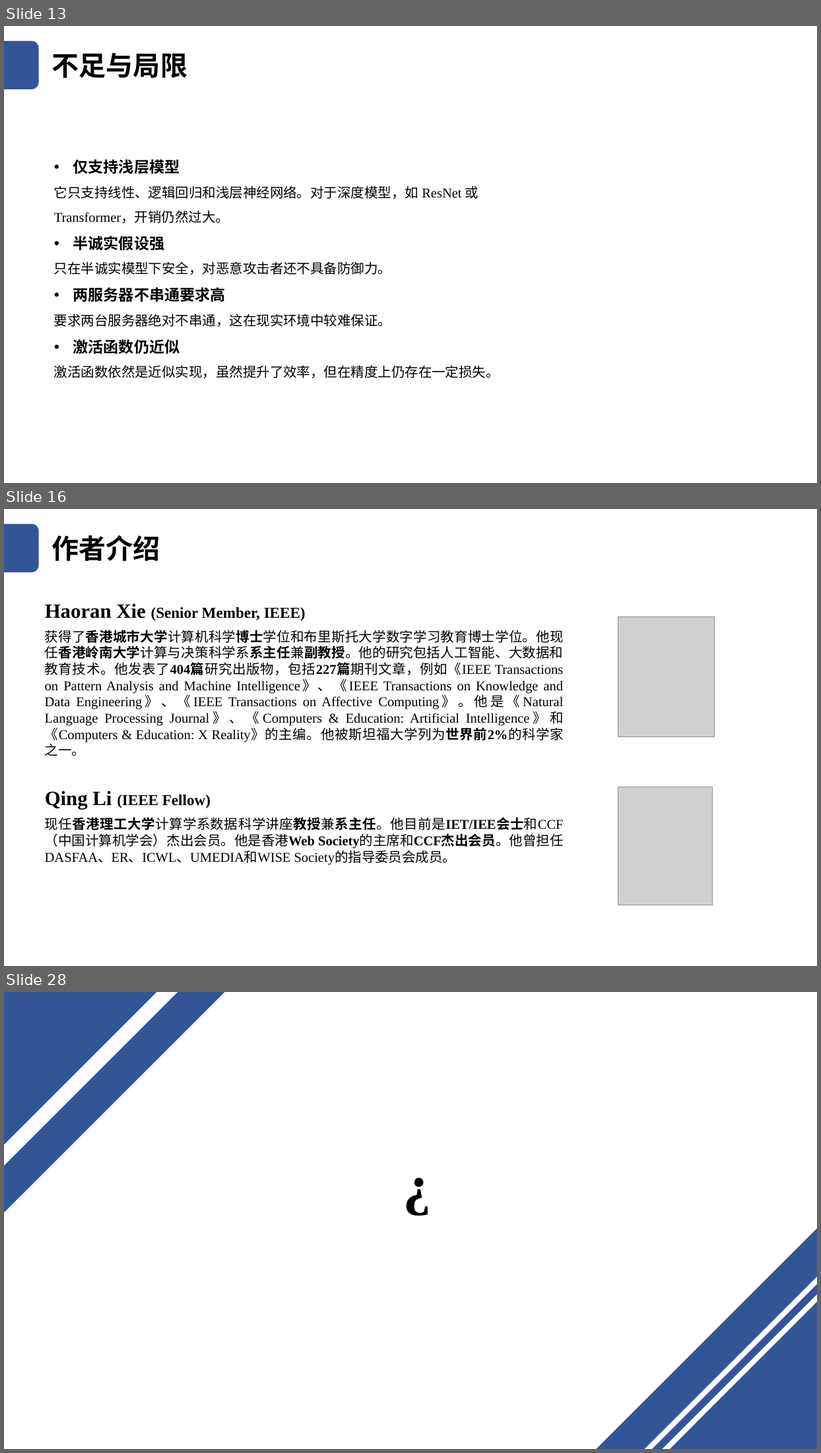
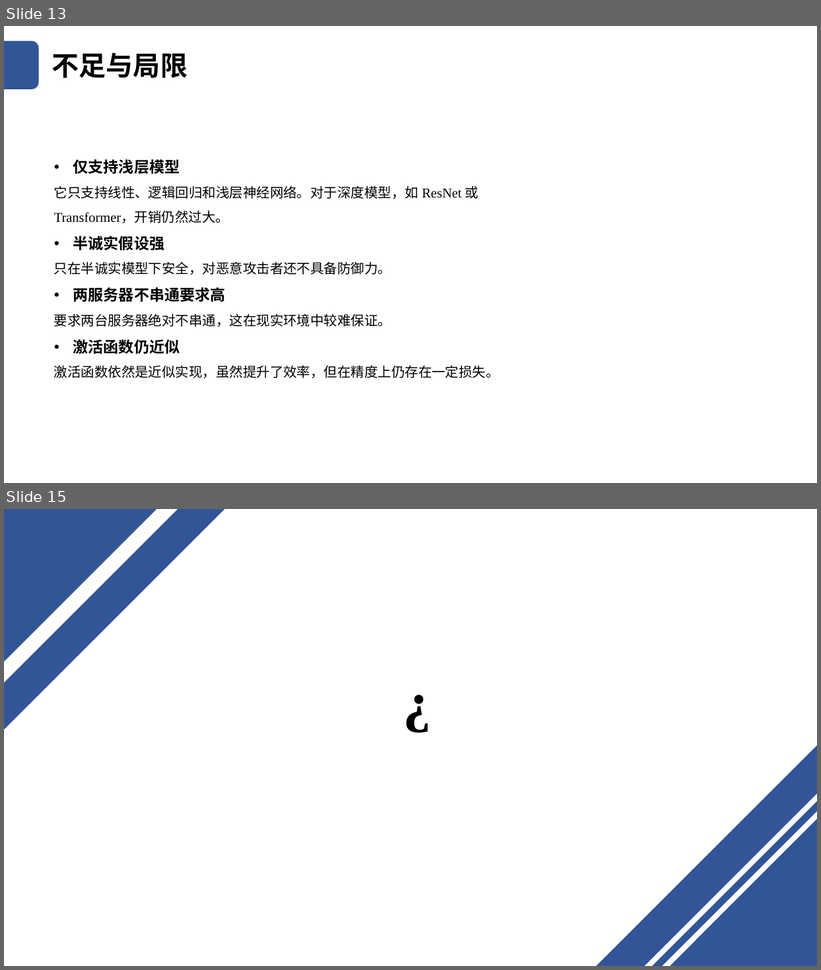
Before and after one commit to Yukkit-Lee/LeaveAppSys, a slide deck: SecureML_Se.pptx. Shown one above the other, each under a label of ours: slides 13, 16 and 28 before the commit, slides 13 and 15 after it; the slides between them are not shown. The pictures are 821x1453 and 821x970 pixels, drawn with LibreOffice and Linux fonts; fonts in the diff are those of the drawing; grey boxes stand for pictures. Boxes give left, top, right and bottom in pixels: in the first picture for what was removed or moved away, otherwise in the second. Text is boxed around its words. In the diff, an @@ line names an element or a change of style, - is before the commit and + after.

```diff
--- a/SecureML_Se.pptx
+++ b/SecureML_Se.pptx
@@ slide 16 removed at (4, 509, 817, 966), background #FFFFFF @@
@@ rounded rectangle removed at (4, 524, 39, 572) @@
@@ text removed at (52, 535, 160, 561) @@
-作者介绍
@@ text removed at (45, 603, 306, 621) @@
-Haoran Xie (Senior Member, IEEE)
@@ picture removed at (618, 617, 715, 737) @@
@@ text removed at (45, 630, 564, 756) @@
-获得了香港城市大学计算机科学博士学位和布里斯托大学数字学习教育博士学位。他现任香港岭南大学计算与决策科学系系主任兼副教授。他的研究包括人工智能、大数据和教育技术。他发表了404篇研究出版物，包括227篇期刊文章，例如《IEEE Transactions on Pattern Analysis and Machine Intelligence》、《IEEE Transactions on Knowledge and Data Engineering》、《IEEE Transactions on Affective Computing》。他是《Natural Language Processing Journal》、《Computers & Education: Artificial Intelligence》和《Computers & Education: X Reality》的主编。他被斯坦福大学列为世界前2%的科学家之一。
@@ text removed at (45, 791, 211, 809) @@
-Qing Li (IEEE Fellow)
@@ picture removed at (618, 787, 713, 905) @@
@@ text removed at (45, 817, 564, 865) @@
-现任香港理工大学计算学系数据科学讲座教授兼系主任。他目前是IET/IEE会士和CCF（中国计算机学会）杰出会员。他是香港Web Society的主席和CCF杰出会员。他曾担任DASFAA、ER、ICWL、UMEDIA和WISE Society的指导委员会成员。
@@ what was slide 28 is now slide 15 @@
```
Also in this commit, not shown: 3 slides changed, 12 other slides removed, 1 other file.
